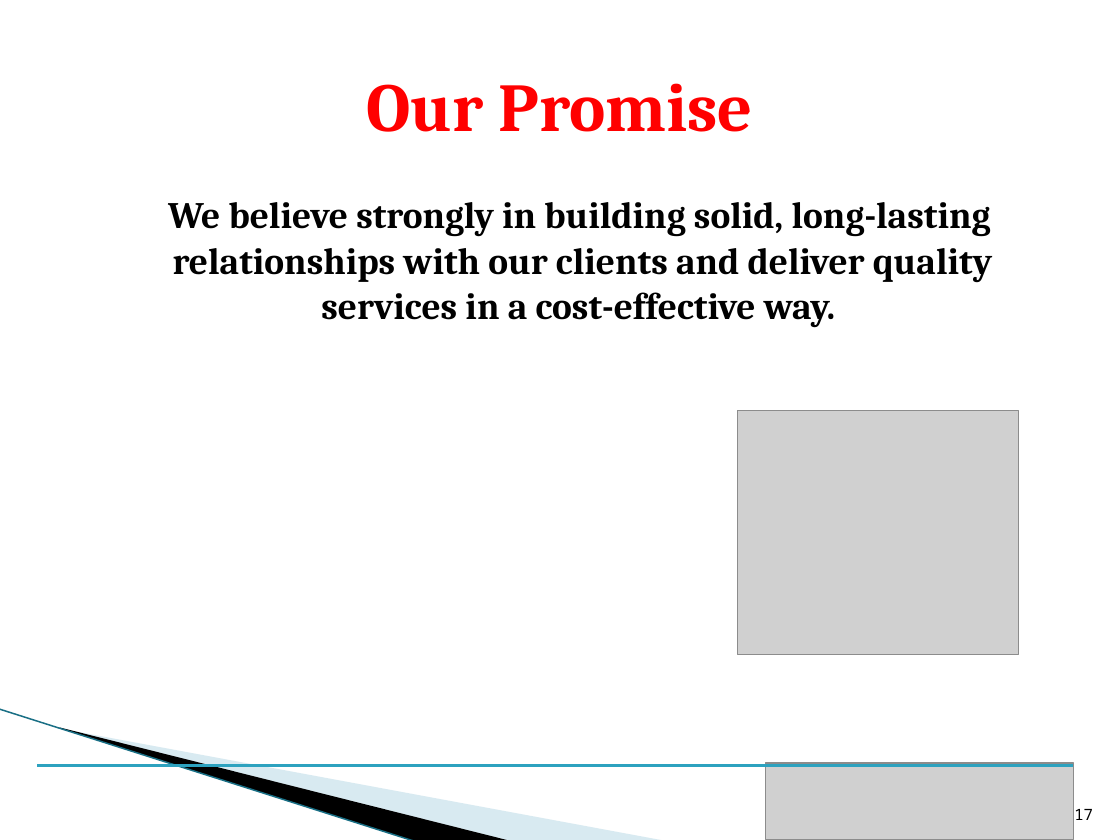
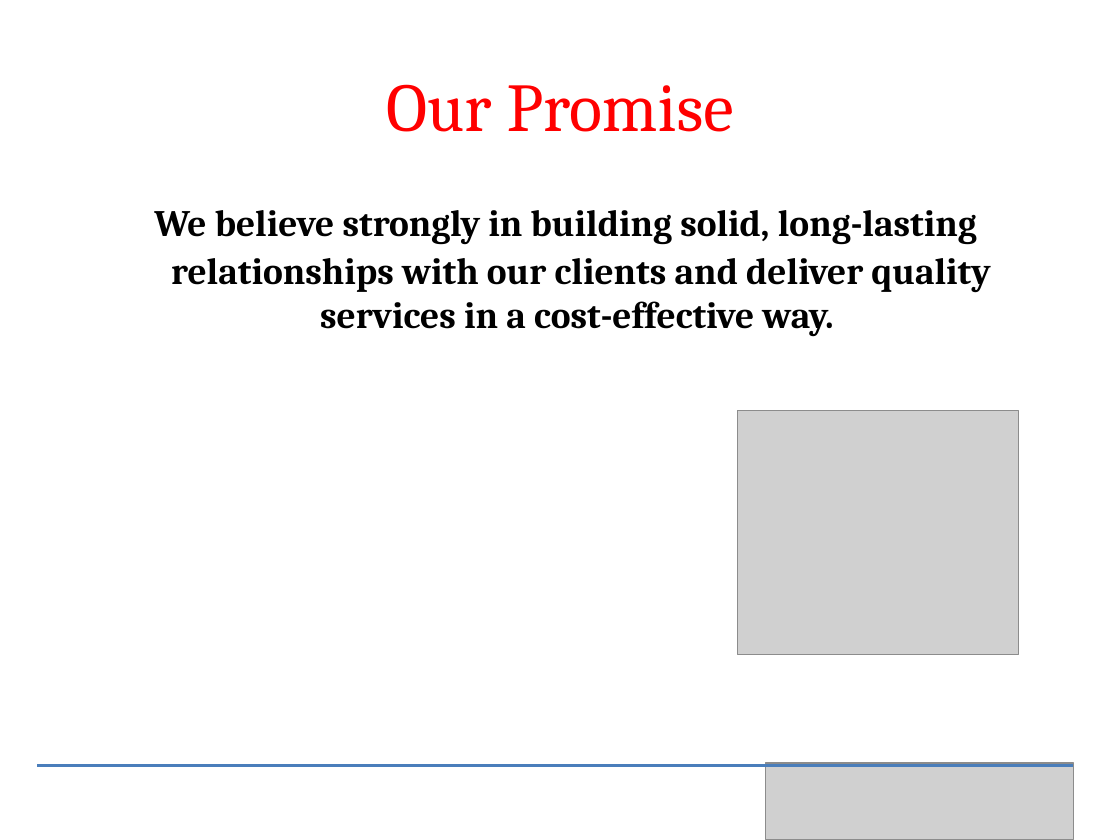
Before and after one commit to dgadiraju/code, a slide deck: slide 19 of hadoop/administration/cloudera/ppts/02AmazonWebServices.pptx (slide 17 before the commit). Drawn at 1120x840 pixels with LibreOffice and Linux fonts; fonts in the diff are those of the drawing; grey boxes stand for pictures; background and template pictures are left out. Boxes give left, top, right and bottom in pixels: in the first picture for what was removed or moved away, otherwise in the second. Text is boxed around its words. In the diff, an @@ line names an element or a change of style, - is before the commit and + after.

```diff
--- a/hadoop/administration/cloudera/ppts/02AmazonWebServices.pptx
+++ b/hadoop/administration/cloudera/ppts/02AmazonWebServices.pptx
@@ title "Our Promise" at bbox=[386, 84, 734, 132]: bold off @@
@@ text "We believe strongly in building ..." at bbox=[154, 210, 990, 337]: indent changed @@
@@ freeform shape removed at bbox=[87, 613, 553, 790] @@
@@ freeform shape removed at bbox=[0, 709, 459, 812] @@
@@ line removed from (0, 709) to (416, 840) @@
@@ line (37, 765) - (1073, 765): stroke #2DA2BF 2 pt to #4B7EBC 2 pt @@
@@ page number removed at bbox=[1074, 809, 1093, 820] @@
-17
```
Also in this commit, not shown: 16 other slides changed, 3 slides added, 1 slide removed, 25 other files.
